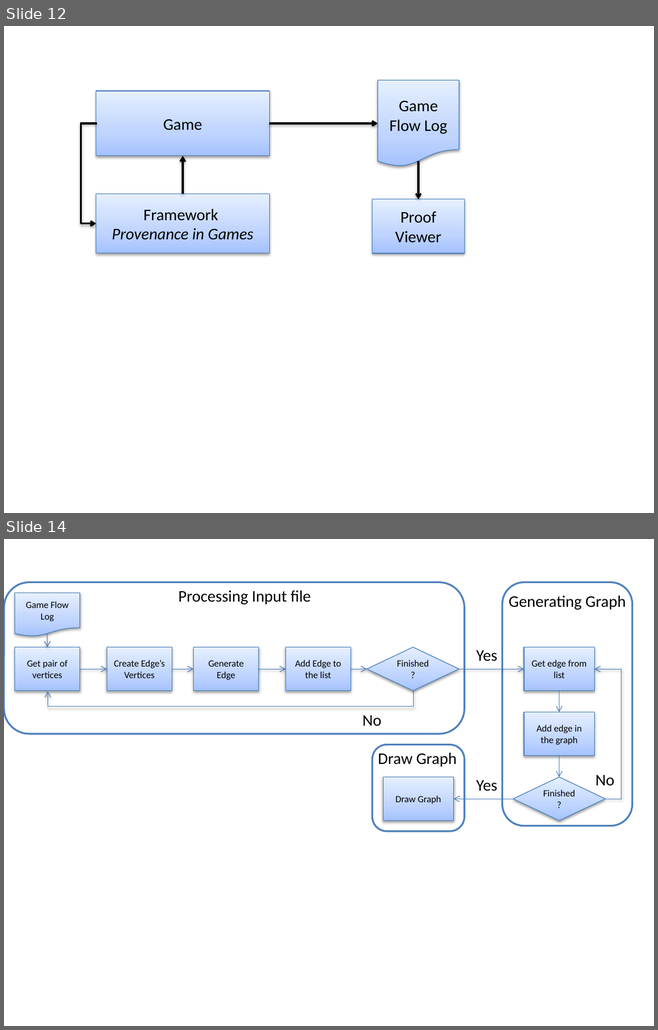
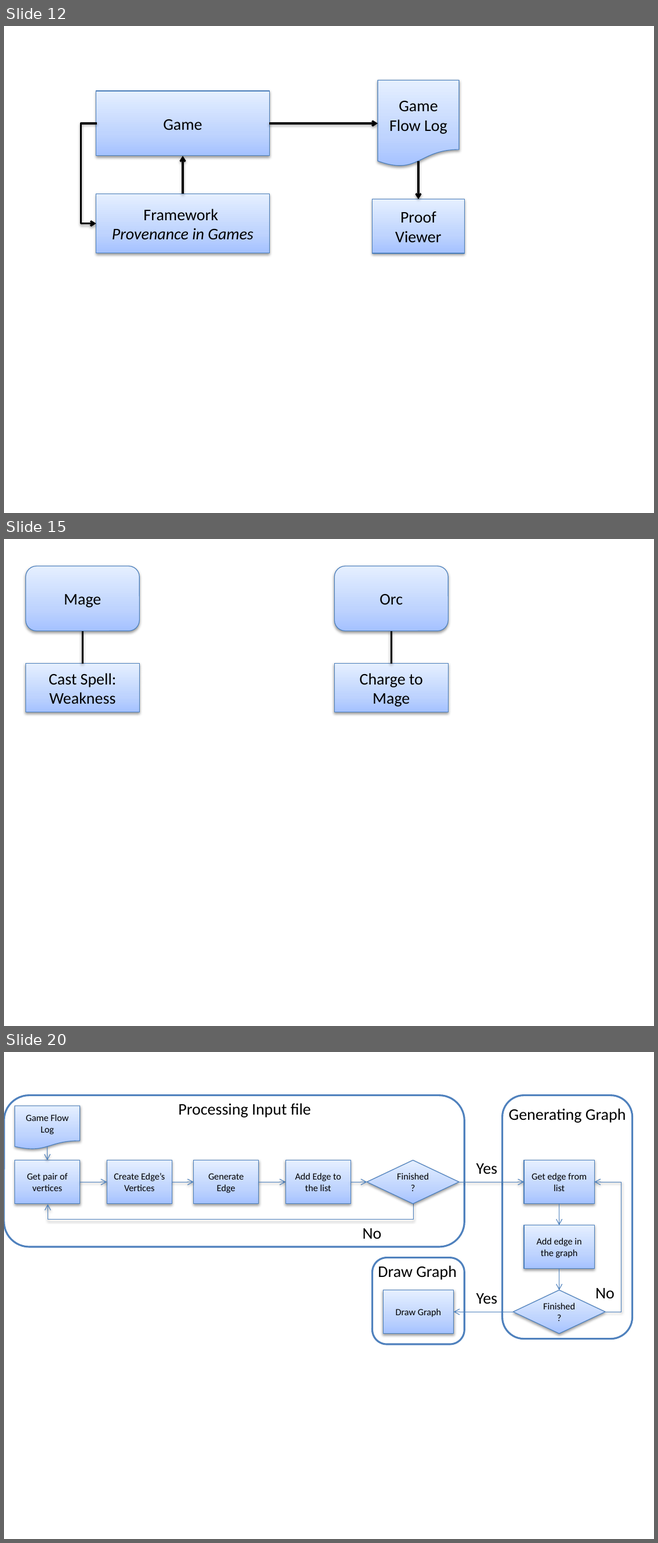
Before and after one commit to gems-uff/sdm, a slide deck: Documents/Dissertacao/dissertation_figures.pptx. Shown one above the other, each under a label of ours: slides 12 and 14 before the commit, slides 12, 15 and 20 after it; the slides between them are not shown. The pictures are 658x1030 and 658x1543 pixels, drawn with LibreOffice and Linux fonts; fonts in the diff are those of the drawing. Boxes give left, top, right and bottom in pixels: in the first picture for what was removed or moved away, otherwise in the second. Text is boxed around its words. In the diff, an @@ line names an element or a change of style, - is before the commit and + after.

```diff
--- a/Documents/Dissertacao/dissertation_figures.pptx
+++ b/Documents/Dissertacao/dissertation_figures.pptx
@@ slide 15 added at [4,539,654,1026], background #FFFFFF @@
@@ rounded rectangle added at [25,566,139,631], fill gradient #A4C4FF to #BFD4FF to #E6EEFF, outline #4B7EBC 0.75 pt, 18 pt, text #000000 @@
+Mage
@@ rounded rectangle added at [334,566,448,631], fill gradient #A4C4FF to #BFD4FF to #E6EEFF, outline #4B7EBC 0.75 pt, 18 pt, text #000000 @@
+Orc
@@ line added from (83, 631) to (83, 664), #000000 2 pt @@
@@ line added from (391, 631) to (391, 664), #000000 2 pt @@
@@ rectangle added at [25,664,139,712], fill gradient #A4C4FF to #BFD4FF to #E6EEFF, outline #4B7EBC 0.75 pt, 18 pt, text #000000 @@
+Cast Spell:
+Weakness
@@ rectangle added at [334,664,448,712], fill gradient #A4C4FF to #BFD4FF to #E6EEFF, outline #4B7EBC 0.75 pt, 18 pt, text #000000 @@
+Charge to Mage
@@ what was slide 14 is now slide 20 @@
```
Also in this commit, not shown: 1 slide changed, 5 other slides added, 2 other files.
